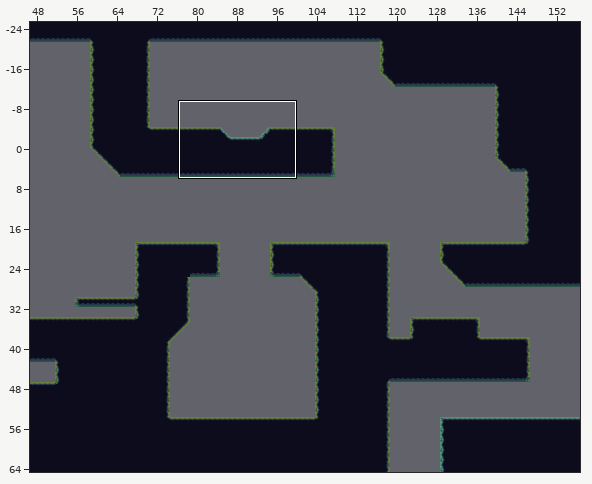
Tiled map, stored at UnityProject/CaseFileDream/Assets/CaseFileDream/TileSets/Tiled/Level01/Level01.tmx. Above, an overview of the earlier version with the close-up marked.
Close-up. Before:
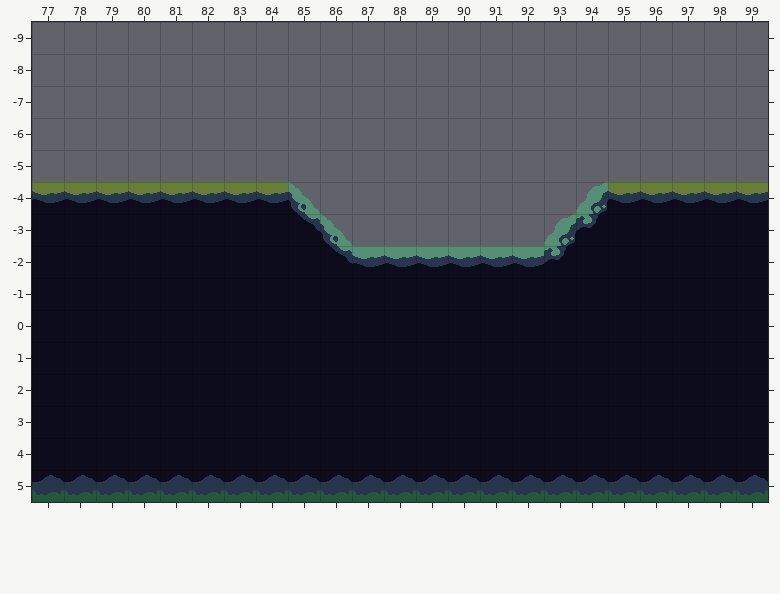
Cells are 32x32 px. Shown: x 77..99, y -9..5.
After:
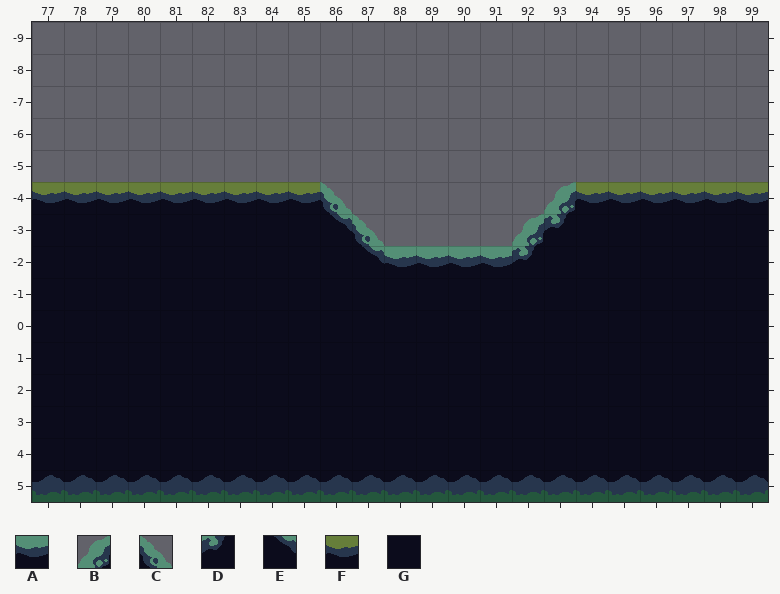
Key: from "CyanMoss": A 1, B 33, C 34, D 41, E 42; from "GreenMoss": F 1, G 9.
_ is an empty cell.
Tiles replaced or removed in this view: A, B, C, D, E.
The edit:
Changed rows in their new state; . is an unchanged cell.
Layer "Overlay":
first column x 85:
-4 FC......BF
-3 GEC....BDG
-2 .GE....DG.
Changed places in both close-ups, as pixel boxes (x1, y1, x2, y2):
changed: (288, 182, 384, 267)
changed: (512, 182, 608, 267)
